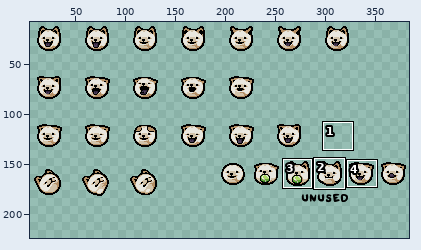
Sprite sheet: resources/gfx/familiar/familiar_olga_head.png. Above, an overview of the earlier version with the close-up marked.
Close-up. Before the edit:
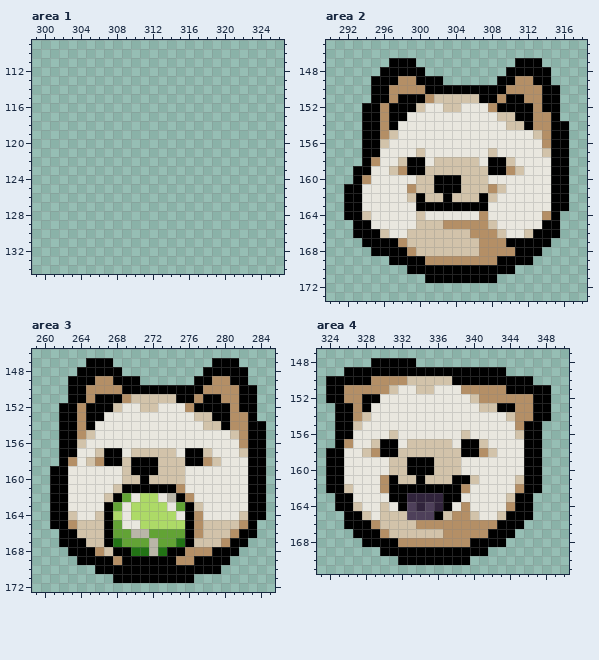
The file is 384x192 pixels. Pixels under 10% opacity are left out. Colours within 5 levels of each other are drawn and written as one. Shown: area 1: x 299..326, y 109..134; area 2: x 290..318, y 145..173; area 3: x 259..285, y 146..172; area 4: x 323..350, y 147..171. The old version is drawn lined up with the new one, on the new canvas. The wide view leaves out empty margins. The commit also changed other parts of the picture, which this record leaves out.
And afterwards:
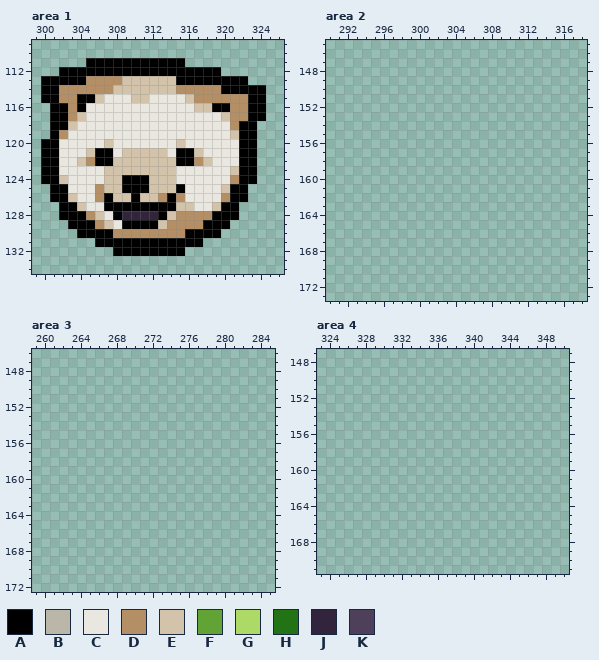
Palette (. is transparent): A #000000  B #bab6a8  C #e9e7df  D #b48f66  E #d2c3aa  F #62a335  G #adda67  H #227315  J #31243c  K #4e405a
The edit:
canvas 384x192 -> 384x240
Changed rows in their new state; - is an unchanged pixel.
Area 1:
first column x 300:
111 -----AAAAAAAAAAA---------
112 --AAAAAAAAAAAAAAAAAA-----
113 AAAAADDDDEEEEEEAAAAAAAA--
114 AADDDDDDEEEEEEEDDDDDAAAAA
115 AADDAAECCCEECCCCEDDDDDDAA
116 -AADACCCCCCCCCCCCEEAADDAA
117 -AADECCCCCCCCCCCCCCCEDDAA
118 -AAECCCCCCCCCCCCCCCCCDAA-
119 -ADCCCCCCCCCCCCCCCCCCEAA-
120 AACCCCCECCCCCCCECCCCCCAA-
121 AACCCEAACEEEEECAAECCCCAA-
122 AACCEDAAEEEEEEEAADECCCAA-
123 AACCCCCEEEEEEEECCCCCCEAA-
124 AAECCCCEEAAAEEECCCCCCDAA-
125 -AACCCDEEAAAEEEACCCCEAA--
126 -AAECCDAEEAEEDADCCCCDAA--
127 --AAECCAAAAAAAAEECCEAA---
128 --AAADECAJJJJAEDDDDAAA---
129 ---AAADECAAAAEDDDDAAA----
130 ----AAAADDDDDDDDAAAA-----
131 ------AAAAAAAAAAAA-------
132 --------AAAAAAAA---------
Area 2:
first column x 292:
147 -----...-----------...---
148 ----.....---------.....--
149 ---........------......--
150 ---.....................-
151 ---.....................-
152 --......................-
153 --......................-
154 --.......................
155 --.......................
156 --.......................
157 --.......................
158 --.......................
159 -........................
160 -........................
161 .........................
162 .........................
163 .........................
164 ........................-
165 -.......................-
166 -.......................-
167 --.....................--
168 ---...................---
169 -----................----
170 -------............------
171 ---------........--------
Area 3:
first column x 261:
147 ----...-----------...---
148 ---.....---------.....--
149 --........------......--
150 --.....................-
151 --.....................-
152 -......................-
153 -......................-
154 -.......................
155 -.......................
156 -.......................
157 -.......................
158 -.......................
159 ........................
160 ........................
161 ........................
162 ........................
163 ........................
164 ........................
165 .......................-
166 -......................-
167 -.....................--
168 --...................---
169 ---.................----
170 -----..............-----
171 -------.........--------
Area 4:
first column x 324:
148 -----.....---------------
149 --..................-----
150 .......................--
151 .........................
152 .........................
153 -........................
154 -........................
155 -.......................-
156 -.......................-
157 -.......................-
158 ........................-
159 ........................-
160 ........................-
161 ........................-
162 ........................-
163 -......................--
164 -......................--
165 --.....................--
166 --....................---
167 ---..................----
168 ----................-----
169 ------............-------
170 --------........---------
Changed places in both close-ups, as pixel boxes (x1, y1, x2, y2):
added: (41, 58, 266, 256)
erased: (344, 58, 569, 283)
erased: (50, 358, 266, 583)
erased: (326, 358, 551, 565)
